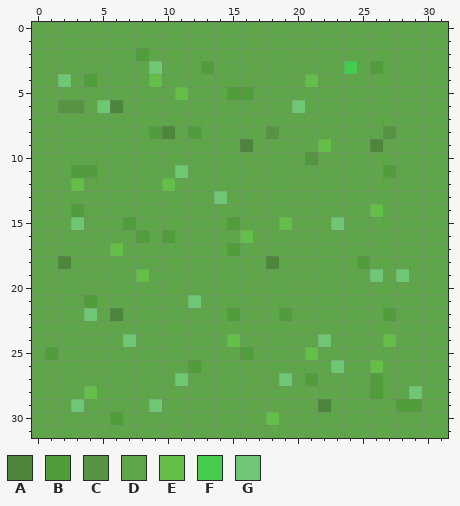
Pixel-art sprite -- grass.png. Above, as it was before the edit.
The file is 32x32 pixels.
Palette (. is transparent): A #4e853d  B #529d3b  C #569444  D #5fa54a  E #64bf48  F #45cc4f  G #6fc776
Now the later version:
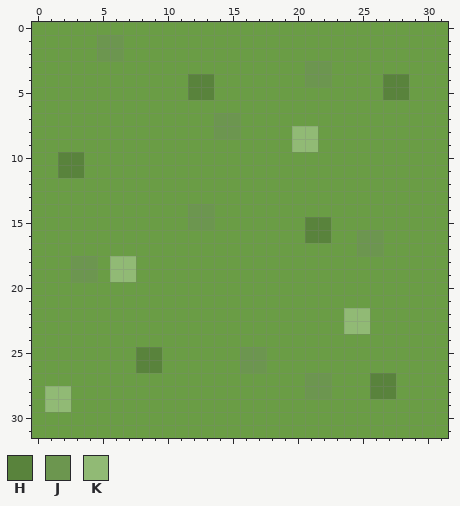
Colours new in this view: H #59833c  J #6c964f  K #91ba75
The edit:
@@ palette @@
-D #5fa54a
+D #6a9d45
@@ x 0..31 @@
  0 DDDDDDDDDDDDDDDDDDDDDDDDDDDDDDDD
- 1 DDDDDDDDDDDDDDDDDDDDDDDDDDDDDDDD
- 2 DDDDDDDDBDDDDDDDDDDDDDDDDDDDDDDD
- 3 DDDDDDDDDGDDDBDDDDDDDDDDFDBDDDDD
- 4 DDGDBDDDDEDDDDDDDDDDDEDDDDDDDDDD
- 5 DDDDDDDDDDDEDDDBBDDDDDDDDDDDDDDD
- 6 DDCCDGADDDDDDDDDDDDDGDDDDDDDDDDD
- 7 DDDDDDDDDDDDDDDDDDDDDDDDDDDDDDDD
- 8 DDDDDDDDDBADBDDDDDCDDDDDDDDCDDDD
- 9 DDDDDDDDDDDDDDDDADDDDDEDDDADDDDD
-10 DDDDDDDDDDDDDDDDDDDDDCDDDDDDDDDD
-11 DDDBBDDDDDDGDDDDDDDDDDDDDDDBDDDD
-12 DDDEDDDDDDEDDDDDDDDDDDDDDDDDDDDD
-13 DDDDDDDDDDDDDDGDDDDDDDDDDDDDDDDD
-14 DDDBDDDDDDDDDDDDDDDDDDDDDDEDDDDD
-15 DDDGDDDBDDDDDDDBDDDEDDDGDDDDDDDD
-16 DDDDDDDDBDBDDDDDEDDDDDDDDDDDDDDD
-17 DDDDDDEDDDDDDDDBDDDDDDDDDDDDDDDD
-18 DDADDDDDDDDDDDDDDDADDDDDDBDDDDDD
-19 DDDDDDDDEDDDDDDDDDDDDDDDDDGDGDDD
+ 1 DDDDDJJDDDDDDDDDDDDDDDDDDDDDDDDD
+ 2 DDDDDJJDDDDDDDDDDDDDDDDDDDDDDDDD
+ 3 DDDDDDDDDDDDDDDDDDDDDJJDDDDDDDDD
+ 4 DDDDDDDDDDDDHHDDDDDDDJJDDDDHHDDD
+ 5 DDDDDDDDDDDDHHDDDDDDDDDDDDDHHDDD
+ 6 DDDDDDDDDDDDDDDDDDDDDDDDDDDDDDDD
+ 7 DDDDDDDDDDDDDDJJDDDDDDDDDDDDDDDD
+ 8 DDDDDDDDDDDDDDJJDDDDKKDDDDDDDDDD
+ 9 DDDDDDDDDDDDDDDDDDDDKKDDDDDDDDDD
+10 DDHHDDDDDDDDDDDDDDDDDDDDDDDDDDDD
+11 DDHHDDDDDDDDDDDDDDDDDDDDDDDDDDDD
+12 DDDDDDDDDDDDDDDDDDDDDDDDDDDDDDDD
+13 DDDDDDDDDDDDDDDDDDDDDDDDDDDDDDDD
+14 DDDDDDDDDDDDJJDDDDDDDDDDDDDDDDDD
+15 DDDDDDDDDDDDJJDDDDDDDHHDDDDDDDDD
+16 DDDDDDDDDDDDDDDDDDDDDHHDDJJDDDDD
+17 DDDDDDDDDDDDDDDDDDDDDDDDDJJDDDDD
+18 DDDJJDKKDDDDDDDDDDDDDDDDDDDDDDDD
+19 DDDJJDKKDDDDDDDDDDDDDDDDDDDDDDDD
 20 DDDDDDDDDDDDDDDDDDDDDDDDDDDDDDDD
-21 DDDDBDDDDDDDGDDDDDDDDDDDDDDDDDDD
-22 DDDDGDADDDDDDDDBDDDBDDDDDDDBDDDD
-23 DDDDDDDDDDDDDDDDDDDDDDDDDDDDDDDD
-24 DDDDDDDGDDDDDDDEDDDDDDGDDDDEDDDD
-25 DBDDDDDDDDDDDDDDBDDDDEDDDDDDDDDD
-26 DDDDDDDDDDDDBDDDDDDDDDDGDDEDDDDD
-27 DDDDDDDDDDDGDDDDDDDGDBDDDDBDDDDD
-28 DDDDEDDDDDDDDDDDDDDDDDDDDDBDDGDD
-29 DDDGDDDDDGDDDDDDDDDDDDADDDDDBBDD
-30 DDDDDDBDDDDDDDDDDDEDDDDDDDDDDDDD
+21 DDDDDDDDDDDDDDDDDDDDDDDDDDDDDDDD
+22 DDDDDDDDDDDDDDDDDDDDDDDDKKDDDDDD
+23 DDDDDDDDDDDDDDDDDDDDDDDDKKDDDDDD
+24 DDDDDDDDDDDDDDDDDDDDDDDDDDDDDDDD
+25 DDDDDDDDHHDDDDDDJJDDDDDDDDDDDDDD
+26 DDDDDDDDHHDDDDDDJJDDDDDDDDDDDDDD
+27 DDDDDDDDDDDDDDDDDDDDDJJDDDHHDDDD
+28 DKKDDDDDDDDDDDDDDDDDDJJDDDHHDDDD
+29 DKKDDDDDDDDDDDDDDDDDDDDDDDDDDDDD
+30 DDDDDDDDDDDDDDDDDDDDDDDDDDDDDDDD
 31 DDDDDDDDDDDDDDDDDDDDDDDDDDDDDDDD
Boxes around the changes in both pictures, in picture pixels (x1, y1, x2, y2):
changed: (32, 22, 448, 438)
